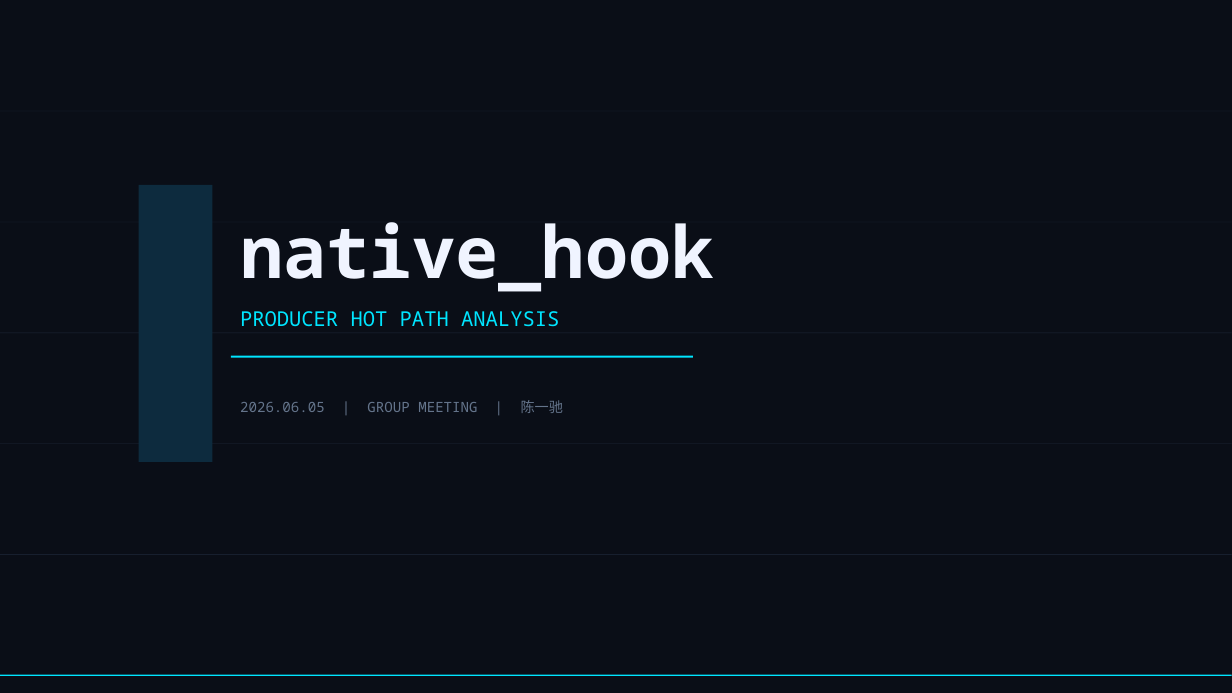
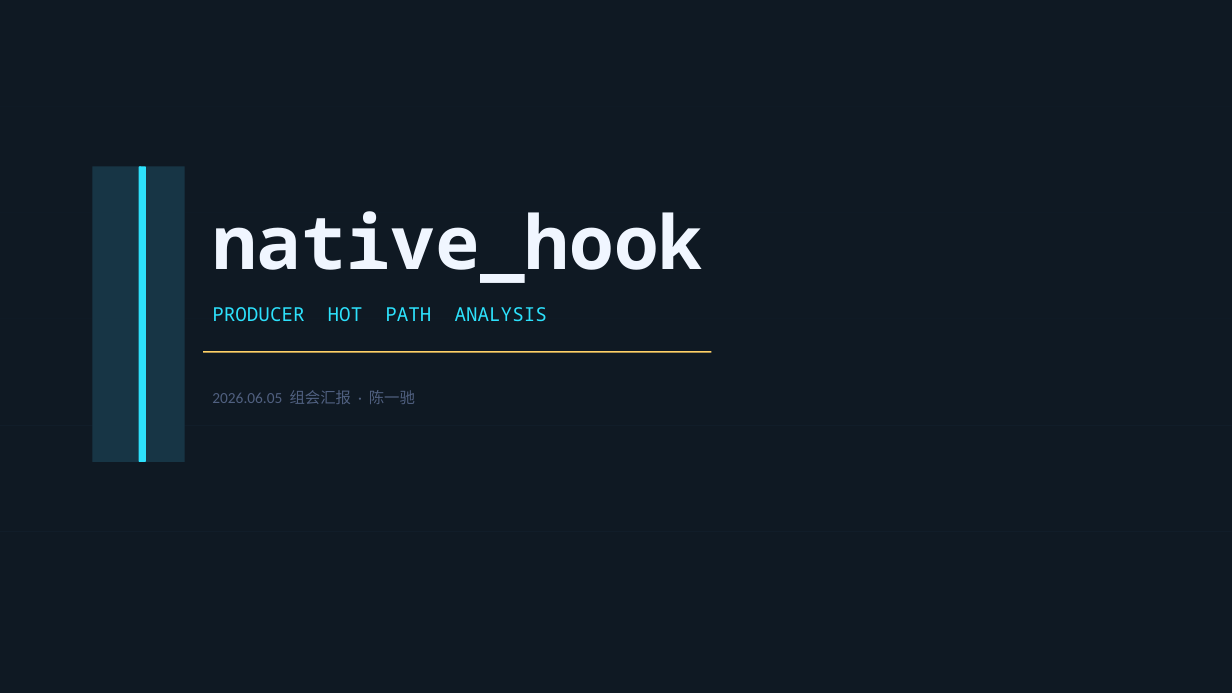
Before and after one commit to YiChiChen1106/Nativehook_linux_planb, a slide deck: slide 1 of presentation/native_hook_progress_2026-06-05.pptx. Drawn at 1232x693 pixels with LibreOffice and Linux fonts; fonts in the diff are those of the drawing. Boxes give left, top, right and bottom in pixels: in the first picture for what was removed or moved away, otherwise in the second. Text is boxed around its words. In the diff, an @@ line names an element or a change of style, - is before the commit and + after.

```diff
--- a/presentation/native_hook_progress_2026-06-05.pptx
+++ b/presentation/native_hook_progress_2026-06-05.pptx
@@ background #0A0E17 to #0F1923 @@
@@ rectangle resized from (x1=139, y1=185, x2=213, y2=462) to (x1=92, y1=166, x2=185, y2=462) @@
@@ rectangle at (x1=92, y1=166, x2=185, y2=462): fill #0D2B3E to #173545 @@
@@ rounded rectangle added at (x1=139, y1=166, x2=146, y2=462), fill #2DE1FC @@
@@ text "native_hook" moved from (x1=240, y1=222, x2=714, y2=292) to (x1=212, y1=211, x2=703, y2=283) @@
@@ text "native_hook" at (x1=212, y1=211, x2=703, y2=283): size 56 to 58 pt, text colour #F0F4FF to #F0F6FF @@
@@ rectangle moved from (x1=0, y1=222, x2=1232, y2=222) to (x1=0, y1=213, x2=1232, y2=213) @@
@@ text "PRODUCER HOT PATH ANALYSIS" moved from (x1=240, y1=311, x2=559, y2=327) to (x1=212, y1=307, x2=547, y2=321) @@
@@ text "PRODUCER HOT PATH ANALYSIS" at (x1=212, y1=307, x2=547, y2=321): size 16 to 15 pt, text colour #00E5FF to #2DE1FC @@
@@ rectangle moved from (x1=0, y1=333, x2=1232, y2=333) to (x1=0, y1=319, x2=1232, y2=319) @@
@@ rectangle resized from (x1=231, y1=356, x2=693, y2=358) to (x1=203, y1=351, x2=712, y2=353) @@
@@ rectangle at (x1=203, y1=351, x2=712, y2=353): fill #00E5FF to #FFD166 @@
@@ text at (x1=212, y1=390, x2=415, y2=404): text changed; size 11 to 12 pt; font Noto Sans Mono to Calibri; text colour #64748B to #506080 @@
-2026.06.05 | GROUP MEETING | 陈一驰
+2026.06.05 组会汇报 · 陈一驰
@@ rectangle moved from (x1=0, y1=444, x2=1232, y2=444) to (x1=0, y1=425, x2=1232, y2=425) @@
@@ fill #1E293B to #1E3045 at 60% opacity in 4 elements at (x1=0, y1=213, x2=1232, y2=213), (x1=0, y1=319, x2=1232, y2=319), (x1=0, y1=425, x2=1232, y2=425), (x1=0, y1=531, x2=1232, y2=531) @@
@@ rectangle moved from (x1=0, y1=555, x2=1232, y2=555) to (x1=0, y1=531, x2=1232, y2=531) @@
@@ rectangle removed at (x1=0, y1=675, x2=1232, y2=676) @@
```
Also in this commit, not shown: 9 other slides changed, 1 other file.
